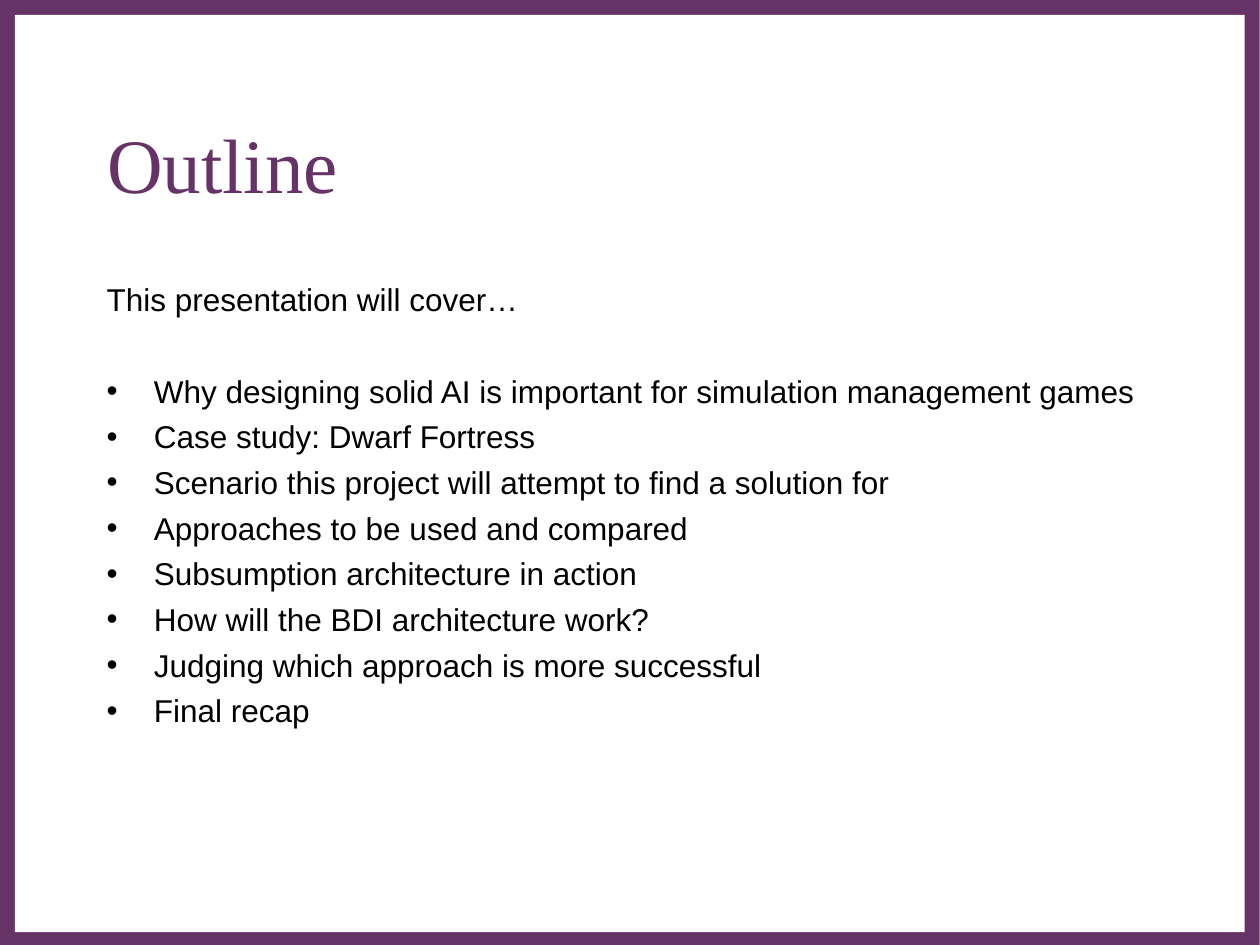
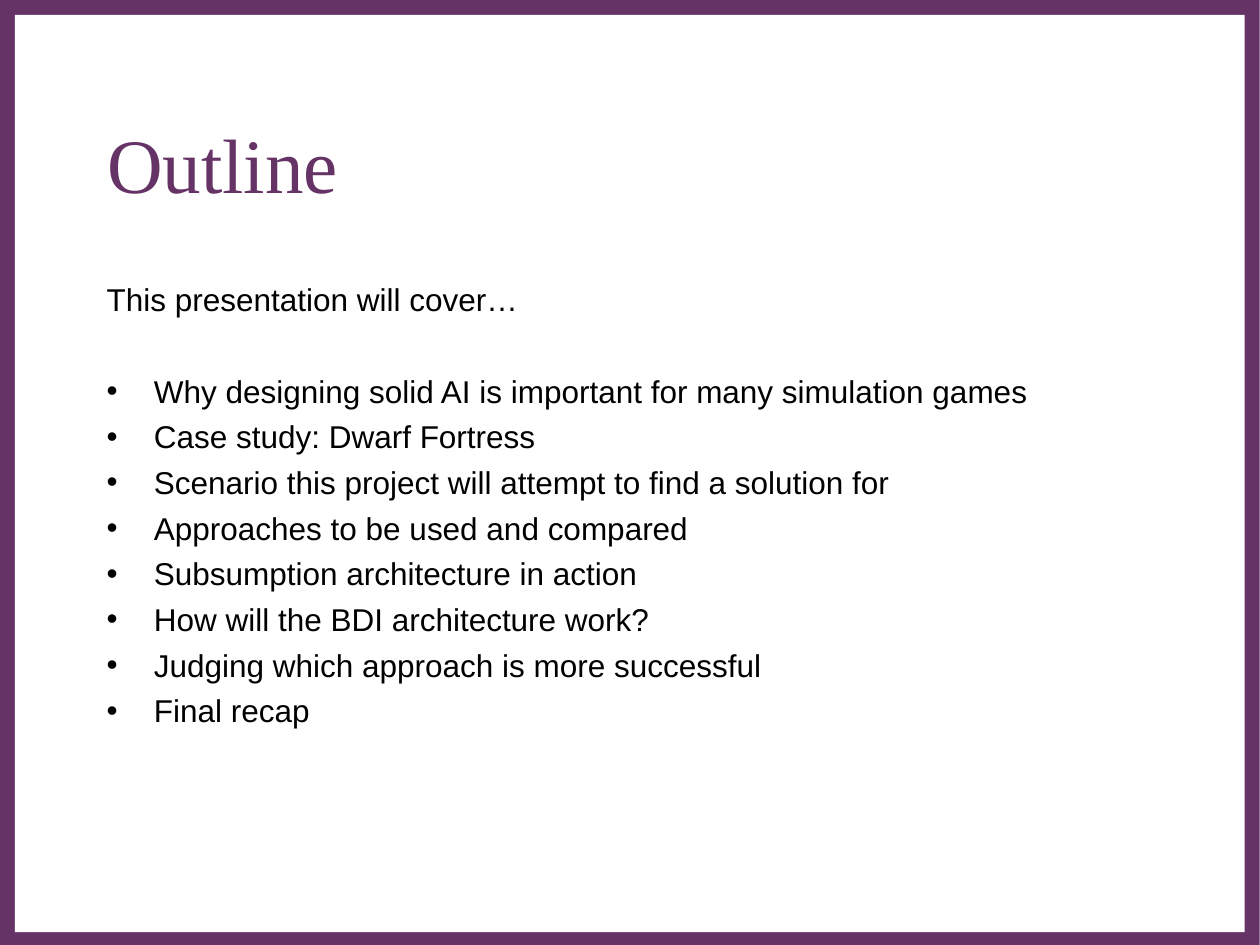
Before and after one commit to Metapyziks/Zombles, a slide deck: slide 2 of Documents/Presentation/zombles.ppt. Drawn at 1260x945 pixels with LibreOffice and Linux fonts; fonts in the diff are those of the drawing; background and template pictures are left out. Boxes give left, top, right and bottom in pixels: in the first picture for what was removed or moved away, otherwise in the second. Text is boxed around its words. In the diff, an @@ line names an element or a change of style, - is before the commit and + after.

```diff
--- a/Documents/Presentation/zombles.ppt
+++ b/Documents/Presentation/zombles.ppt
@@ text at (154,380,1027,409): text changed @@
-• Why designing solid AI is important for simulation management games
+• Why designing solid AI is important for many simulation games
```
Also in this commit, not shown: 2 other slides changed, 5 slides added, 1 slide removed, 1 other file.
